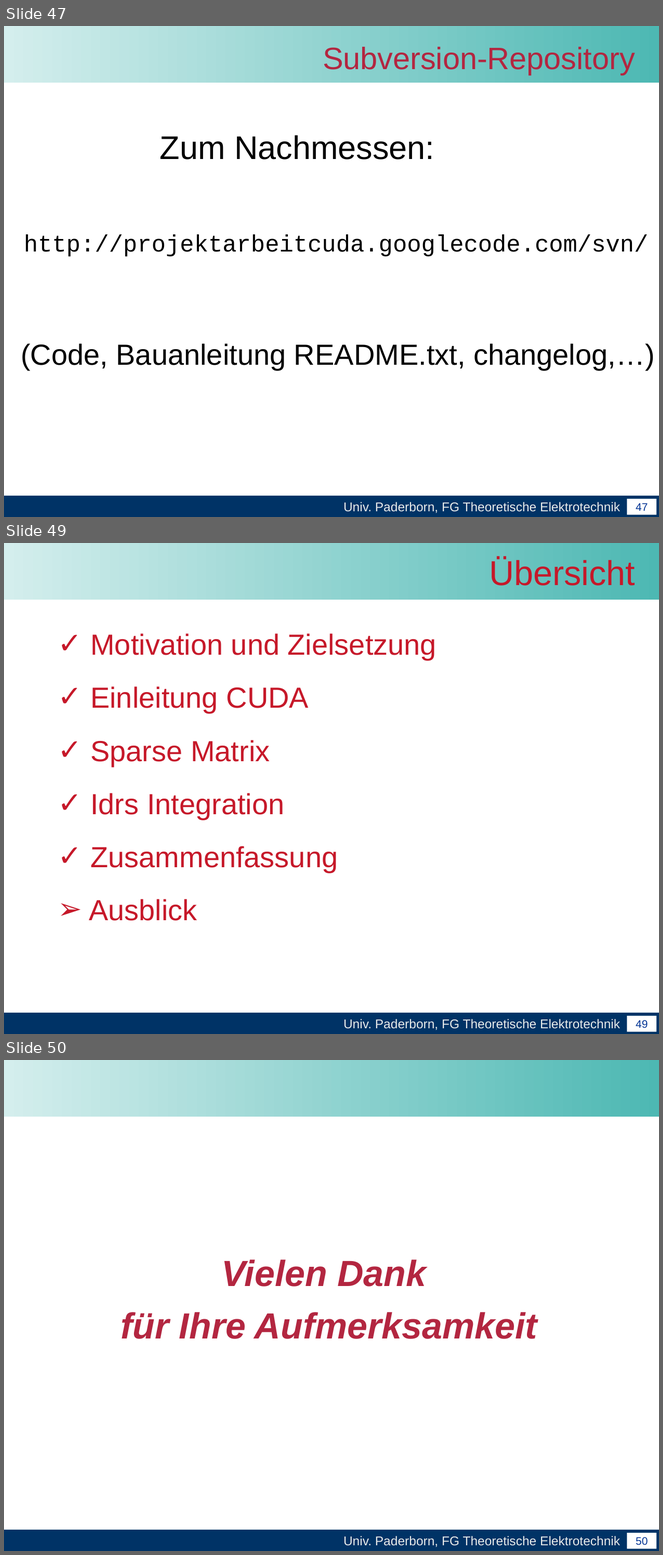
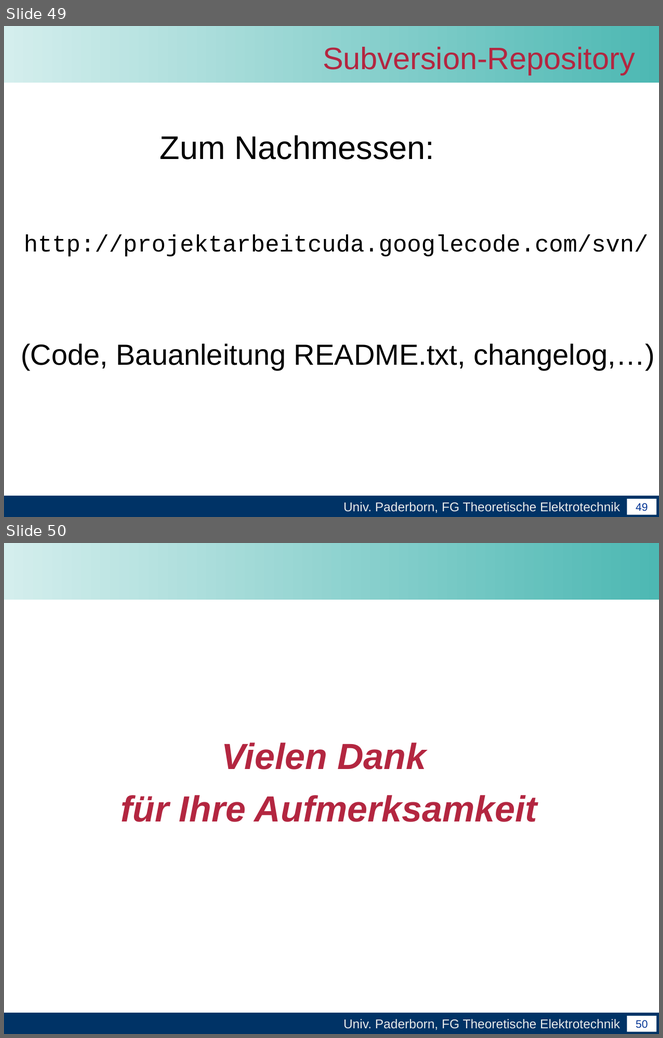
Before and after one commit to unconditional/projektarbeitcuda, a slide deck: Abschlussvortrag/Abschlussvortrag der Projektarbeit CUDA.ppt. Shown one above the other, each under a label of ours: slides 47, 49 and 50 before the commit, slides 49 and 50 after it; the slides between them are not shown. The pictures are 663x1555 and 663x1038 pixels, drawn with LibreOffice and Linux fonts; fonts in the diff are those of the drawing; background and template pictures are left out. Boxes give left, top, right and bottom in pixels: in the first picture for what was removed or moved away, otherwise in the second. Text is boxed around its words. In the diff, an @@ line names an element or a change of style, - is before the commit and + after.

```diff
--- a/Abschlussvortrag/Abschlussvortrag der Projektarbeit CUDA.ppt
+++ b/Abschlussvortrag/Abschlussvortrag der Projektarbeit CUDA.ppt
@@ slide 49 removed at bbox=[4, 543, 659, 1034], background #FFFFFF; not listed: 4 template elements that a slide beside it also shows @@
@@ title removed at bbox=[489, 558, 635, 586] @@
-Übersicht
@@ text removed at bbox=[89, 633, 437, 921] @@
-✓ Motivation und Zielsetzung
-✓ Einleitung CUDA
-✓ Sparse Matrix
-✓ Idrs Integration
-✓ Zusammenfassung
-➢ Ausblick
@@ what was slide 47 is now slide 49 @@
@@ page number at bbox=[636, 503, 648, 512]: text changed @@
-47
+49
```
Also in this commit, not shown: 7 slides changed, 1 slide added.
